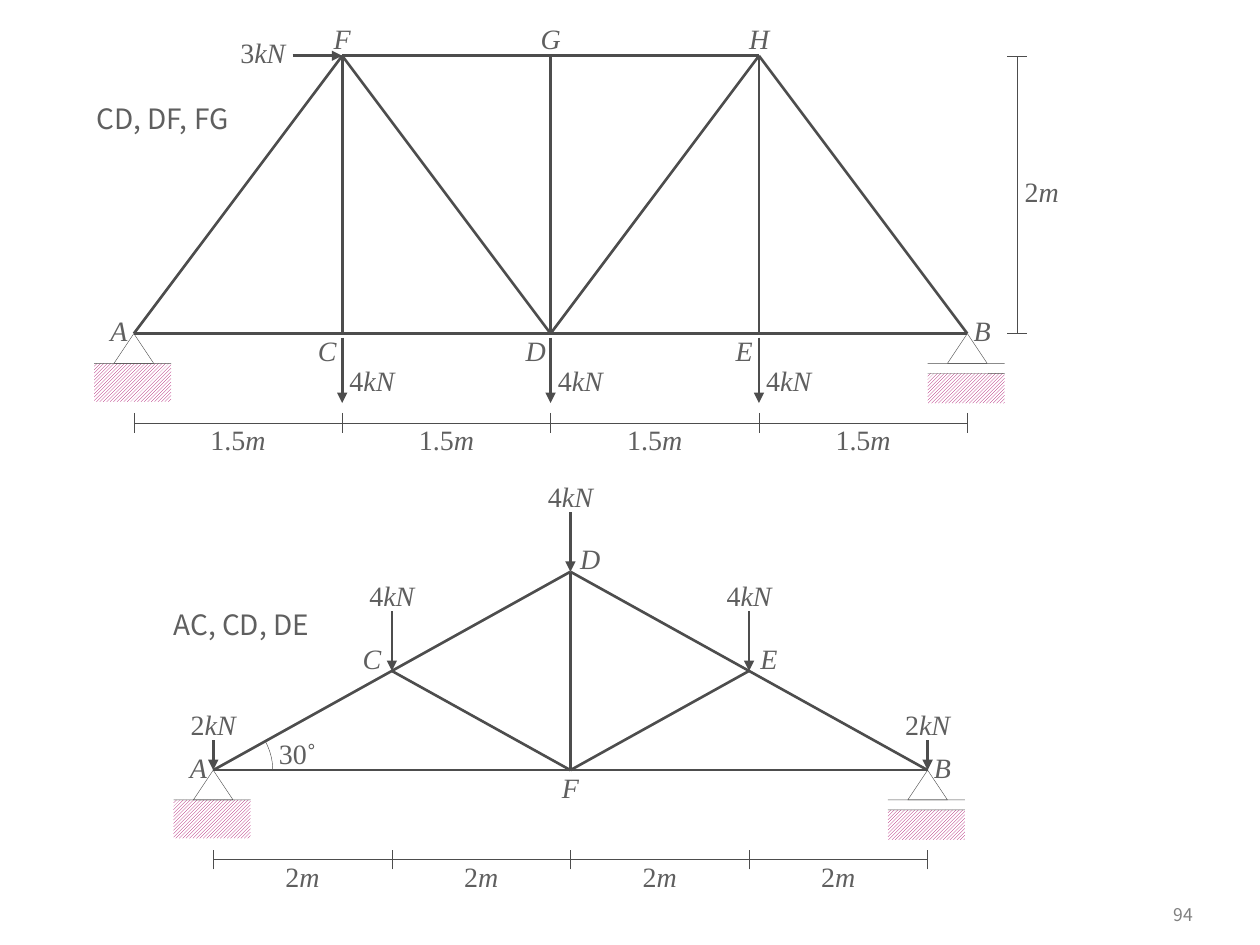
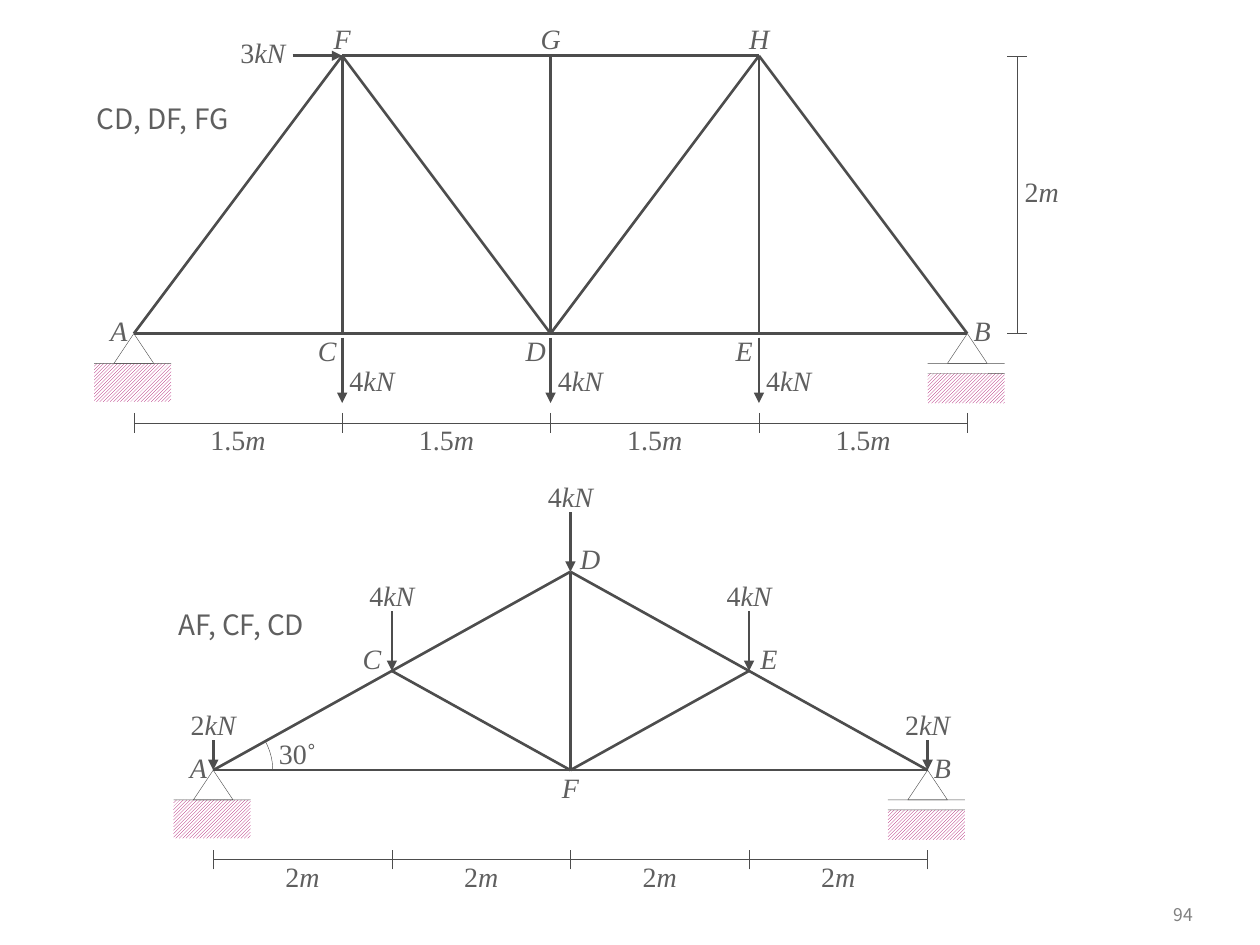
Before and after one commit to ironbell87/structural_mechanics_II, a slide deck: slide 94 of figures.pptx. Drawn at 1260x945 pixels with LibreOffice and Linux fonts; fonts in the diff are those of the drawing. Boxes give left, top, right and bottom in pixels: in the first picture for what was removed or moved away, otherwise in the second. Text is boxed around its words. In the diff, an @@ line names an element or a change of style, - is before the commit and + after.

```diff
--- a/figures.pptx
+++ b/figures.pptx
@@ text at <box>178,614,304,640</box>: text changed @@
-AC, CD, DE
+AF, CF, CD
```
Also in this commit, not shown: 2 other slides changed, 4 other files.
